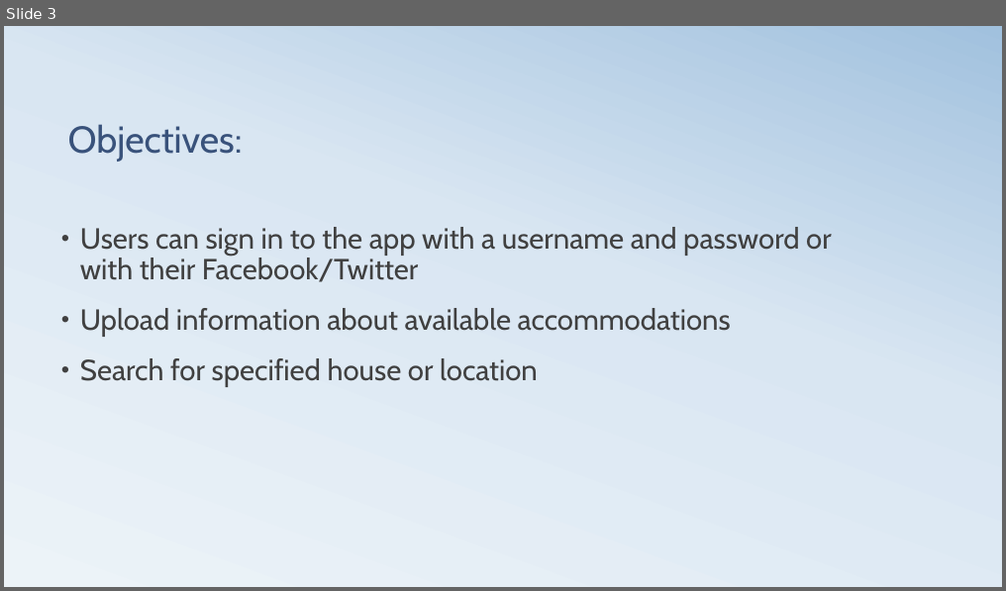
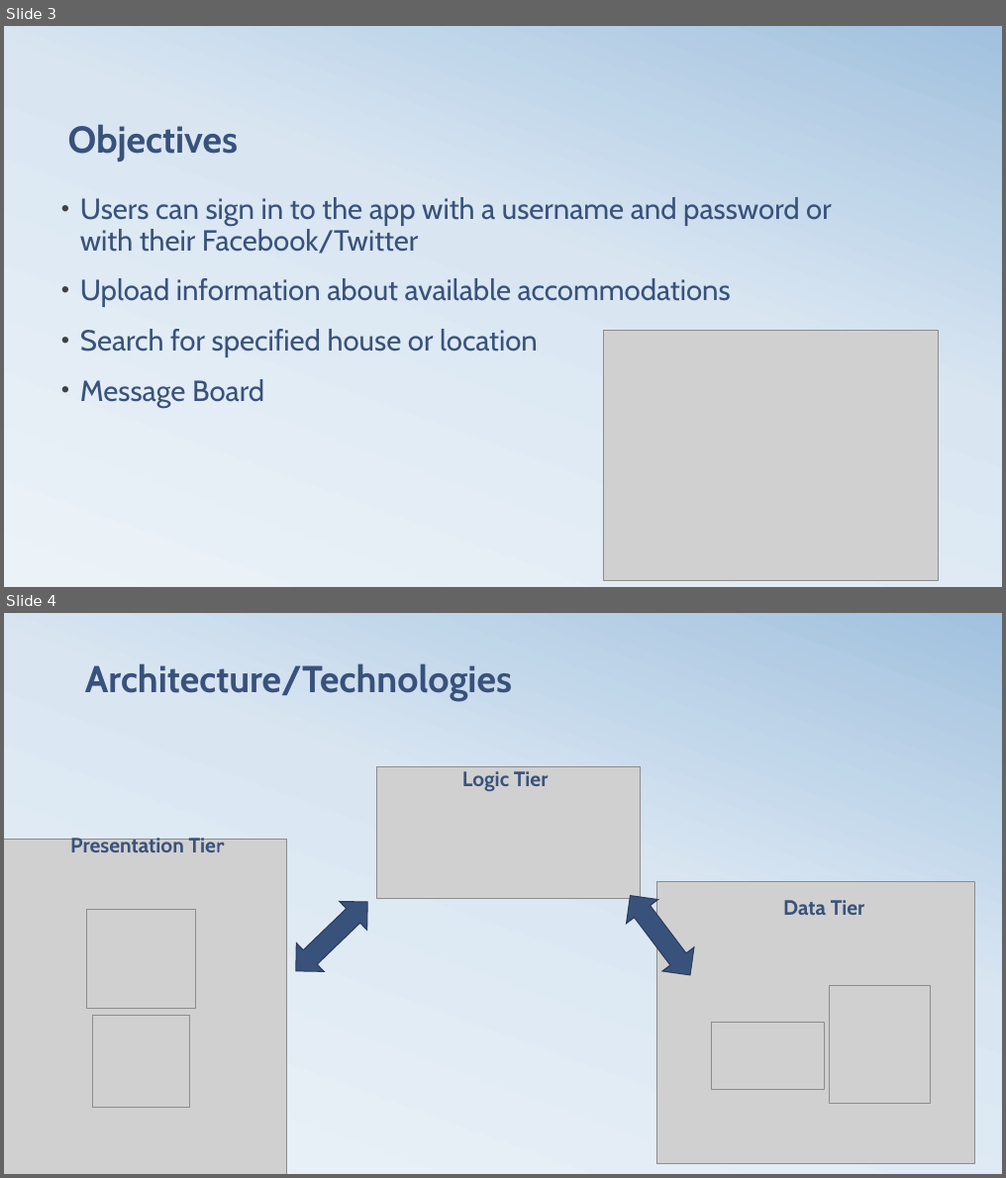
Before and after one commit to gerardnaughton7/4th-Year-Final-Year-Project, a slide deck: DigsApp.pptx. Shown one above the other, each under a label of ours: slide 3 before the commit, slides 3 and 4 after it. The pictures are 1006x591 and 1006x1178 pixels, drawn with LibreOffice and Linux fonts; fonts in the diff are those of the drawing; grey boxes stand for pictures. Boxes give left, top, right and bottom in pixels: in the first picture for what was removed or moved away, otherwise in the second. Text is boxed around its words. In the diff, an @@ line names an element or a change of style, - is before the commit and + after.

```diff
--- a/DigsApp.pptx
+++ b/DigsApp.pptx
@@ slide 4 added at (x1=4, y1=613, x2=1002, y2=1174), background gradient #ECF3F8 to #D9E6F2 to #A1C1DE @@
@@ text added at (x1=85, y1=663, x2=512, y2=701), 36 pt, text #39527B, bold @@
+Architecture/Technologies
@@ picture added at (x1=377, y1=766, x2=641, y2=898) @@
@@ text added at (x1=462, y1=771, x2=548, y2=791), 20 pt, text #39527B, bold @@
+Logic Tier
@@ picture added at (x1=4, y1=839, x2=287, y2=1174) @@
@@ text added at (x1=70, y1=838, x2=225, y2=853), 20 pt, text #39527B, bold @@
+Presentation Tier
@@ up down arrow added at (x1=282, y1=888, x2=381, y2=985), fill #39527B, outline #2A3D5B 1 pt @@
@@ up down arrow added at (x1=615, y1=883, x2=706, y2=987), fill #39527B, outline #2A3D5B 1 pt @@
@@ picture added at (x1=656, y1=881, x2=975, y2=1164) @@
@@ text added at (x1=783, y1=900, x2=865, y2=915), 20 pt, text #39527B, bold @@
+Data Tier
@@ picture added at (x1=86, y1=910, x2=196, y2=1009) @@
@@ picture added at (x1=829, y1=986, x2=930, y2=1104) @@
@@ picture added at (x1=92, y1=1016, x2=190, y2=1109) @@
@@ picture added at (x1=712, y1=1023, x2=824, y2=1090) @@
@@ slide 3 changed as well @@
@@ title at (x1=68, y1=124, x2=238, y2=162): text changed; bold on @@
-Objectives:
+Objectives
@@ text "Users can sign in to ..." moved from (x1=80, y1=227, x2=832, y2=387) to (x1=80, y1=197, x2=832, y2=408) @@
@@ text at (x1=80, y1=197, x2=832, y2=358): text colour #404040 to #39527B @@
@@ picture added at (x1=604, y1=330, x2=939, y2=580) @@
@@ text at (x1=80, y1=379, x2=264, y2=408): paragraph added @@
+• Message Board
```
Also in this commit, not shown: 3 other slides changed, 1 slide removed.
